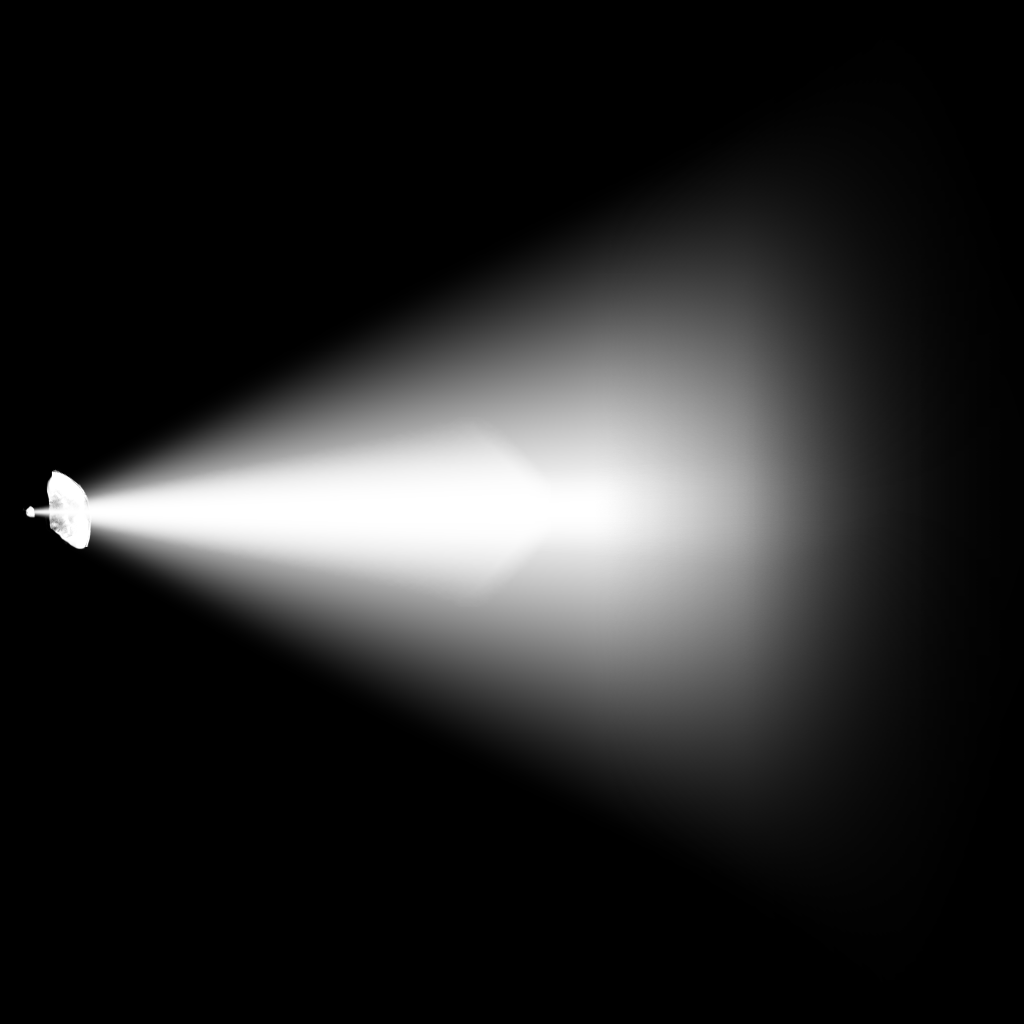
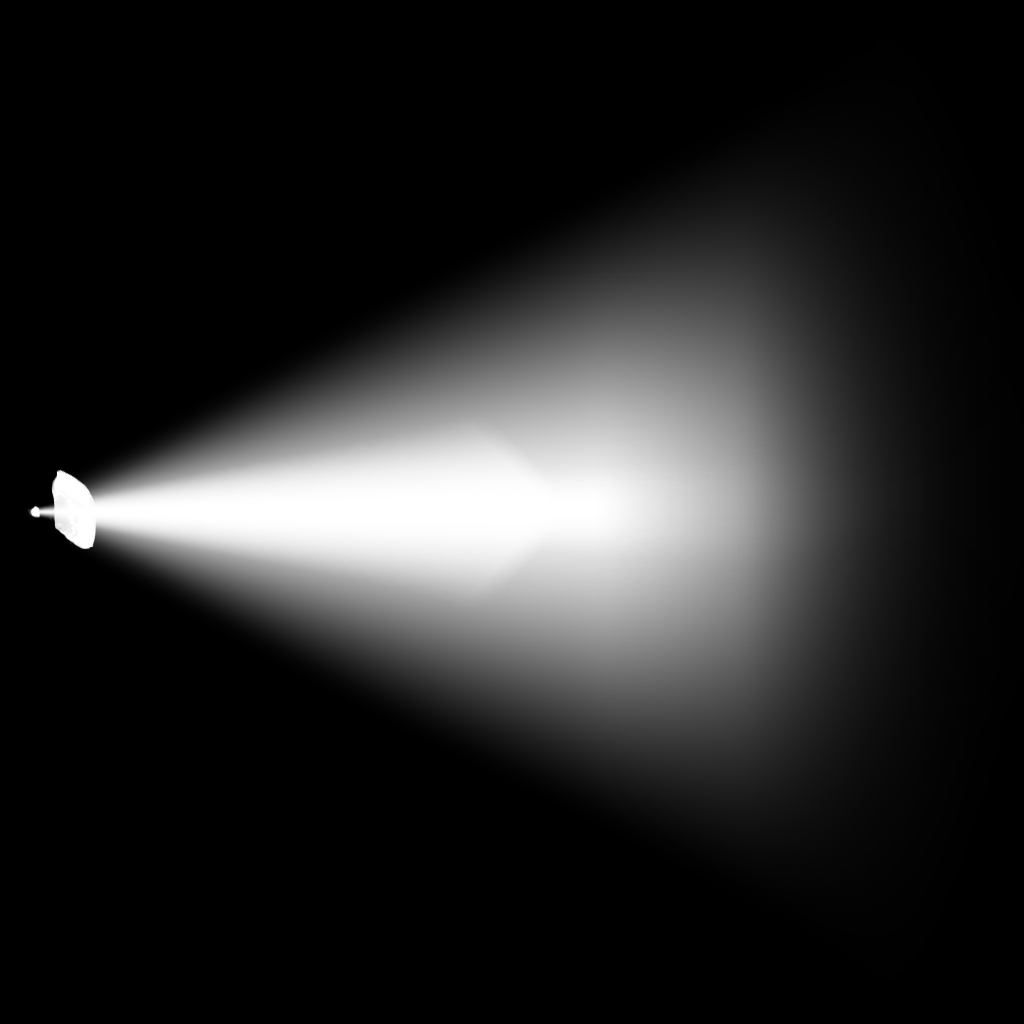
Revision of a layered 1024 x 1024 image; what changed, layer by layer:
painted on "Helmet" over box(22, 469, 97, 550)
